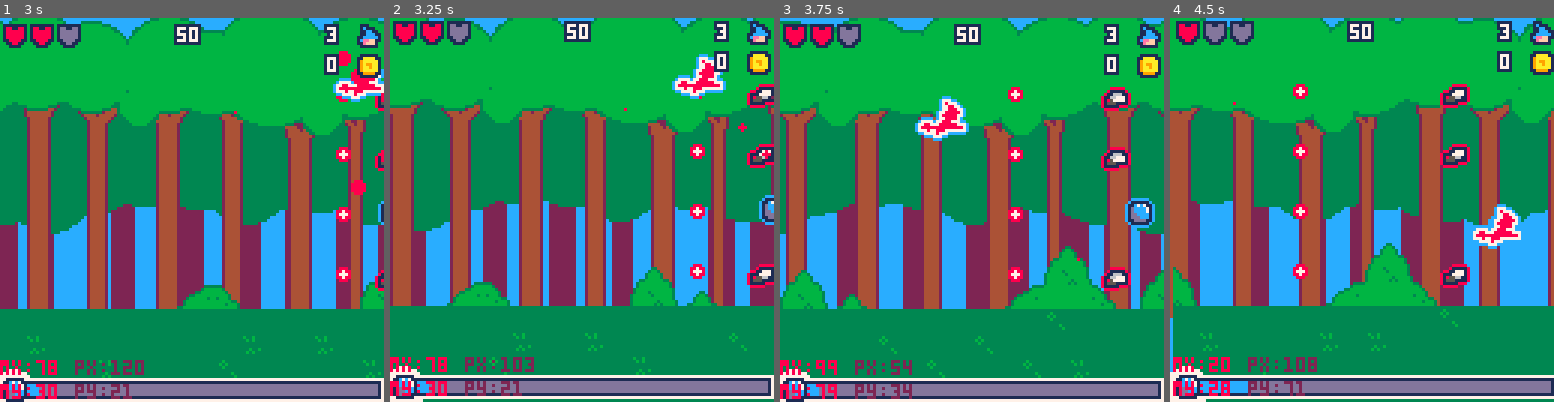
Above: before the commit, frames 1-4 (left to right).
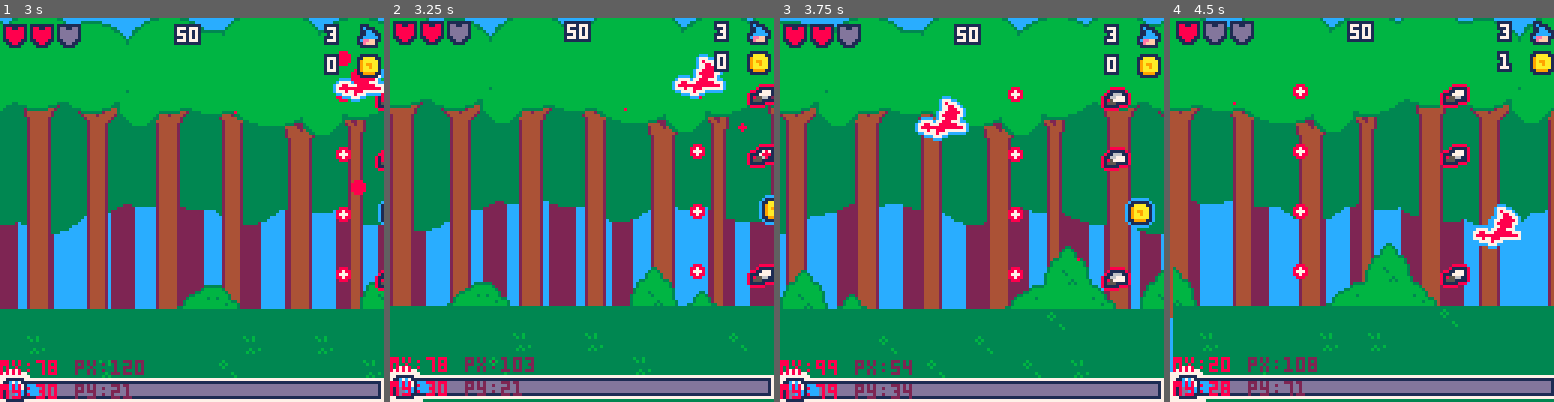
Above: after the commit, the same moments.

Repository: roseblack02/pico8-witch_blaster
Game: PICO-8 cartridge witch_blaster.p8
Two runs of this game, one before a commit and one after it. Both use one fixed random seed, a clock stepped at 60 frames per second and the inputs below.
Inputs (mouse positions are in pixels of both pictures, inside the frame that each line leads up to):
- Up to frame 1 (3 s): tap X (X key) at 0.33, 1.07, 1.85, 2.97 s; click (280, 121) at 0.67 s; tap O (Z key) at 0.7, 1.7, 2.1, 2.5, 2.9 s; click (46, 267) at 1.22 s; hold Right 1.6-2.1 s; click (107, 114) at 1.77 s; hold Up 2.15-2.42 s; click (172, 259) at 2.32 s; hold Right from 2.47 s (still down); click (234, 106) at 2.87 s
- Up to frame 2 (3.25 s): release Right at 3.03 s; hold Left from 3.08 s (still down)
- Up to frame 3 (3.75 s): tap O (Z key) at 3.3, 3.7 s; click (1075, 256) at 3.42 s; release Left at 3.58 s; hold Down from 3.63 s (still down)
- Up to frame 4 (4.5 s): release Down at 3.97 s; click (1231, 102) at 3.97 s; hold Right from 4.02 s (still down); tap X (X key) at 4.08 s; tap O (Z key) at 4.1 s

Frame 1 is identical in both runs. In frame 2, 0.1% of the frame differs, in the area x 97-100%, y 47-53%; in frame 3, 0.2%; in frame 4, 0.3%, in the area x 10-90%, y 8-98%.

Commit message:
changes to level 1. Enemies no longer drop lives

Diff:
--- a/witch_blaster.p8
+++ b/witch_blaster.p8
@@ -568,13 +568,12 @@
 						del(enemy_objs,self)
 						player.points+=self.points
 						--randomly drop a pickup
-						local rand=flr(rnd(11))+1
+						local rand=flr(rnd(9))+1
 
 						if (rand==1) make_powerup(self.x,self.y)
 						if (rand==2) make_health(self.x,self.y)
-						if (rand==3) make_life(self.x,self.y)
-						if (rand>3 and rand<7) make_magic(self.x,self.y)
-						if (rand>6) make_coin(self.x,self.y)
+						if (rand>2 and rand<4) make_magic(self.x,self.y)
+						if (rand>3) make_coin(self.x,self.y)
 
 						--give player magic
 						player.mag_level+=player.mag_gained
@@ -858,34 +857,6 @@
 		end,
 		draw=function(self)
 			outlined_sprites(33,12,self.x-4,self.y-4,1,1)
-		end
-	})
-end
-
-function make_life(x,y)
-	return make_pickup_obj("life",x,y,{
-		update=function(self)
-			self.x-=0.25
-
-			--player pickup
-			if circles_overlapping(self,player) then
-				--add lives
-				player.lives+=1
-
-				--limit lives
-				player.lives=mid(0,player.lives,99)
-
-				sfx(4)
-
-				--delete self
-				del(pickup_objs,self)
-			end
-
-			--delete self if off screen
-			if (self.x<(player.x-128)) del(pickup_objs,self)
-		end,
-		draw=function(self)
-			outlined_sprites(50,12,self.x-4,self.y-4,1,1)
 		end
 	})
 end
Not shown, changed: levels.txt
